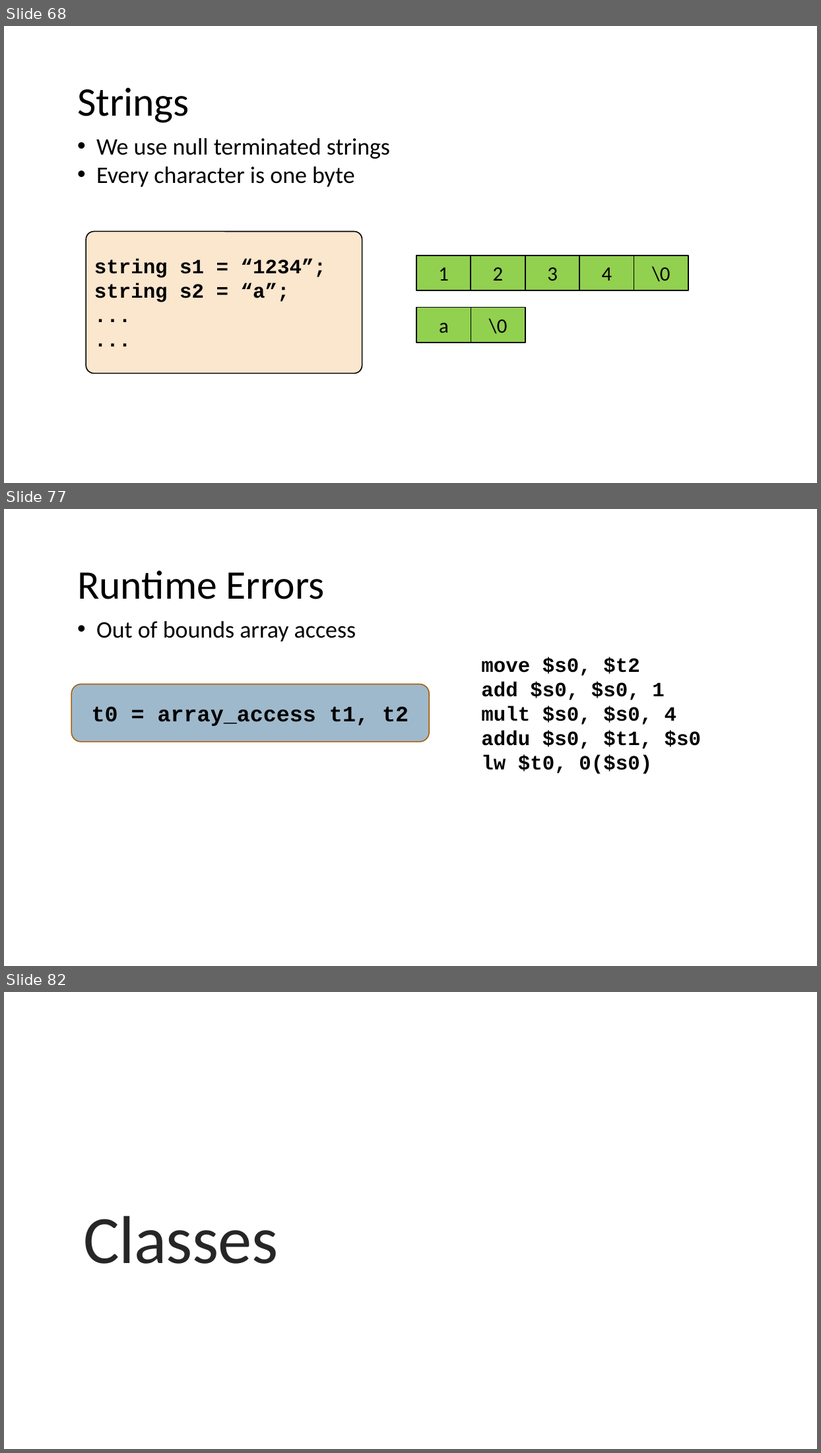
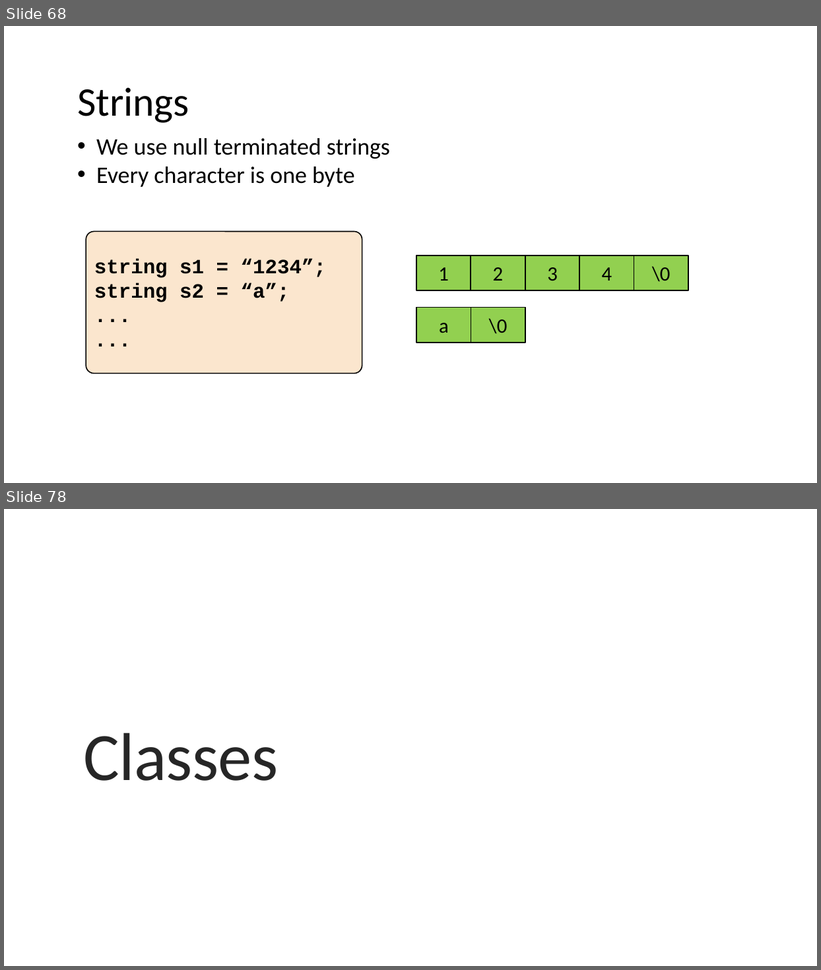
Before and after one commit to nivshani/compilation, a slide deck: slides/codegen.pptx. Shown one above the other, each under a label of ours: slides 68, 77 and 82 before the commit, slides 68 and 78 after it; the slides between them are not shown. The pictures are 821x1453 and 821x970 pixels, drawn with LibreOffice and Linux fonts; fonts in the diff are those of the drawing. Boxes give left, top, right and bottom in pixels: in the first picture for what was removed or moved away, otherwise in the second. Text is boxed around its words. In the diff, an @@ line names an element or a change of style, - is before the commit and + after.

```diff
--- a/slides/codegen.pptx
+++ b/slides/codegen.pptx
@@ slide 77 removed at <box>4,509,817,966</box>, background #FFFFFF @@
@@ text removed at <box>77,570,325,599</box> @@
-Runtime Errors
@@ text removed at <box>96,621,356,642</box> @@
-• Out of bounds array access
@@ text removed at <box>481,657,701,774</box> @@
-move $s0, $t2
-add $s0, $s0, 1
-mult $s0, $s0, 4
-addu $s0, $t1, $s0
-lw $t0, 0($s0)
@@ rounded rectangle removed at <box>72,684,430,742</box> @@
-t0 = array_access t1, t2
@@ what was slide 82 is now slide 78 @@
```
Also in this commit, not shown: 9 slides changed, 2 slides added, 5 other slides removed, 1 other file.
